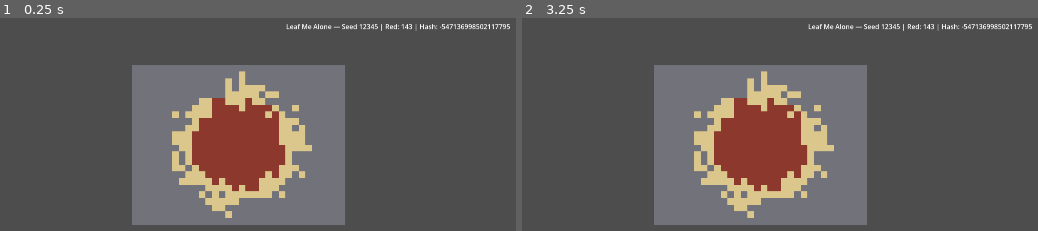
Above: before the commit, frames 1-2 (left to right).
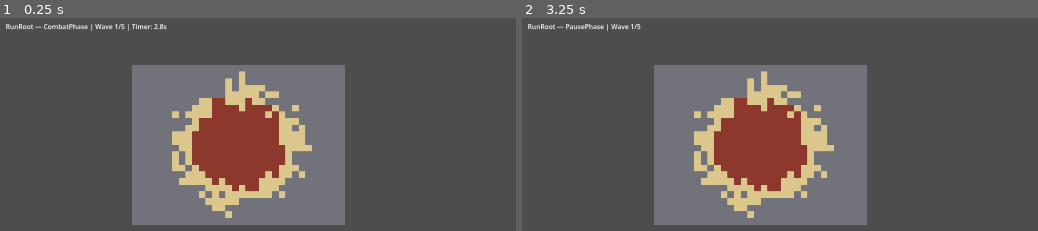
Above: after the commit, the same moments.

Repository: quocthai200x/Leaf-me-alone
Game: Godot game, scene res://scenes/run/run_root.tscn
Same seed, same stepped clock (60 frames per second), same inputs: the game is played once before the commit and once after it. Before the commit the project starts from res://scenes/main/bootstrap.tscn.
Inputs:
- Up to frame 1 (0.25 s): no input
- Up to frame 2 (3.25 s): tap Enter at 0.5, 2 s; tap Space at 1.25, 2.75 s

The runs differ from the first frame. In frame 1, 1.0% of the frame differs, in the area x 1-99%, y 2-7%; in frame 2, 0.8%.

Commit message:
Add RunManager FSM and RunRoot scene (Story 1.4).
Full transition guards, five-wave combat loop, wave duration hooks, and RunRoot as main scene. Godot boot verified.

Diff:
--- a/leaf-me-alone/autoload/run_manager.gd
+++ b/leaf-me-alone/autoload/run_manager.gd
@@ -3,6 +3,7 @@
 ## Events listened: none
 
 const GridDataRes := preload("res://scripts/data/grid_data.gd")
+const GameConstantsRes := preload("res://scripts/utils/constants.gd")
 
 var _state: int = RunStateEnum.State.MainMenu
 var run_state: RunState = RunState.new()
@@ -13,15 +14,78 @@
 	return _state
 
 
+func get_current_wave_duration() -> float:
+	if run_state.wave_index <= 0:
+		return 0.0
+	return GameConstantsRes.get_wave_duration_sec(run_state.wave_index)
+
+
 func start_run(seed_value: int) -> GridDataRes:
+	if not can_transition_to(RunStateEnum.State.RunStart):
+		push_warning("RunManager.start_run blocked from state %s" % _state)
+		return null
+	transition_to(RunStateEnum.State.RunStart)
 	run_state.init_from_seed(seed_value)
 	grid_data = GridDataRes.new()
 	grid_data.generate_from_seed(run_state.master_seed)
+	run_state.wave_index = 0
+	transition_to(RunStateEnum.State.PausePhase)
 	return grid_data
 
 
-func can_transition_to(_to_state: int) -> bool:
+func begin_combat_wave() -> bool:
+	if not can_transition_to(RunStateEnum.State.CombatPhase):
+		push_warning("RunManager.begin_combat_wave blocked from state %s" % _state)
+		return false
+	if run_state.wave_index >= GameConstantsRes.MAX_COMBAT_WAVES:
+		push_warning("RunManager.begin_combat_wave: all %d combat waves complete" % GameConstantsRes.MAX_COMBAT_WAVES)
+		return false
+	run_state.wave_index += 1
+	transition_to(RunStateEnum.State.CombatPhase)
+	print("[RunManager] Combat wave %d started" % run_state.wave_index)
 	return true
+
+
+func on_combat_timer_expired() -> void:
+	if _state != RunStateEnum.State.CombatPhase:
+		push_warning("RunManager.on_combat_timer_expired ignored — not in CombatPhase")
+		return
+	print("[RunManager] Combat wave %d timer expired" % run_state.wave_index)
+	if run_state.wave_index >= GameConstantsRes.MAX_COMBAT_WAVES:
+		transition_to(RunStateEnum.State.RunEnd)
+	elif run_state.wave_index == 2 or run_state.wave_index == 4:
+		transition_to(RunStateEnum.State.CardPickPhase)
+	else:
+		transition_to(RunStateEnum.State.PausePhase)
+
+
+func complete_card_pick() -> bool:
+	if not can_transition_to(RunStateEnum.State.PausePhase):
+		return false
+	transition_to(RunStateEnum.State.PausePhase)
+	return true
+
+
+func can_transition_to(to_state: int) -> bool:
+	match [_state, to_state]:
+		[RunStateEnum.State.MainMenu, RunStateEnum.State.RunStart]:
+			return true
+		[RunStateEnum.State.RunStart, RunStateEnum.State.PausePhase]:
+			return true
+		[RunStateEnum.State.PausePhase, RunStateEnum.State.CombatPhase]:
+			return run_state.wave_index < GameConstantsRes.MAX_COMBAT_WAVES
+		[RunStateEnum.State.CombatPhase, RunStateEnum.State.PausePhase]:
+			return true
+		[RunStateEnum.State.CombatPhase, RunStateEnum.State.CardPickPhase]:
+			return run_state.wave_index == 2 or run_state.wave_index == 4
+		[RunStateEnum.State.CombatPhase, RunStateEnum.State.RunEnd]:
+			return run_state.wave_index >= GameConstantsRes.MAX_COMBAT_WAVES
+		[RunStateEnum.State.CardPickPhase, RunStateEnum.State.PausePhase]:
+			return true
+		[RunStateEnum.State.RunEnd, RunStateEnum.State.MainMenu]:
+			return true
+		_:
+			return false
 
 
 func transition_to(new_state: int) -> void:
@@ -30,6 +94,7 @@
 		return
 	var old_state := _state
 	_state = new_state
+	print("[RunManager] %s -> %s" % [RunStateEnum.State.keys()[old_state], RunStateEnum.State.keys()[new_state]])
 	EventBus.emit_run_event(
 		RunEvent.Type.STATE_CHANGED,
 		{"from": old_state, "to": new_state}
@@ -42,6 +107,7 @@
 		return
 	var old_state := _state
 	run_state = RunState.new()
+	grid_data = null
 	_state = RunStateEnum.State.MainMenu
 	EventBus.emit_run_event(
 		RunEvent.Type.STATE_CHANGED,
--- a/leaf-me-alone/project.godot
+++ b/leaf-me-alone/project.godot
@@ -11,7 +11,7 @@
 [application]
 
 config/name="Leaf Me Alone"
-run/main_scene="res://scenes/main/bootstrap.tscn"
+run/main_scene="res://scenes/run/run_root.tscn"
 config/features=PackedStringArray("4.7", "Forward Plus")
 
 [autoload]
--- /dev/null
+++ b/leaf-me-alone/scenes/run/run_root.gd
@@ -0,0 +1,73 @@
+extends Node2D
+## Events emitted: none
+## Events listened: STATE_CHANGED
+
+const GridRendererScene := preload("res://scenes/run/grid_renderer.tscn")
+const RunStateEnumRes := preload("res://scripts/data/run_state_enum.gd")
+const RunEventRes := preload("res://scripts/data/run_event.gd")
+const GameConstantsRes := preload("res://scripts/utils/constants.gd")
+const TEST_SEED := 12345
+
+@onready var _status_label: Label = $UI/StatusLabel
+
+var _grid_renderer: Node2D
+var _combat_timer: float = 0.0
+
+
+func _ready() -> void:
+	EventBus.run_event.connect(_on_run_event)
+	_grid_renderer = GridRendererScene.instantiate()
+	_grid_renderer.position = Vector2(320, 120)
+	add_child(_grid_renderer)
+
+	if not ContentRegistry.is_loaded():
+		_status_label.text = "Content load FAILED"
+		return
+
+	var grid := RunManager.start_run(TEST_SEED)
+	if grid == null:
+		_status_label.text = "Run start FAILED"
+		return
+	_grid_renderer.sync_from_grid_data(grid)
+	_update_status()
+	RunManager.begin_combat_wave()
+
+
+func _process(delta: float) -> void:
+	if RunManager.get_state() != RunStateEnumRes.State.CombatPhase:
+		return
+	_combat_timer -= delta
+	if _combat_timer <= 0.0:
+		RunManager.on_combat_timer_expired()
+	_update_status()
+
+
+func _on_run_event(event: int, payload: Variant) -> void:
+	if event != RunEventRes.Type.STATE_CHANGED:
+		return
+	var data: Dictionary = payload
+	var to_state: int = int(data.get("to", -1))
+	if to_state == RunStateEnumRes.State.CombatPhase:
+		_combat_timer = RunManager.get_current_wave_duration()
+	elif to_state == RunStateEnumRes.State.CardPickPhase:
+		# Card pick UI deferred to Epic 6 — auto-complete stub for loop testing
+		call_deferred("_complete_card_pick_stub")
+	_update_status()
+
+
+func _complete_card_pick_stub() -> void:
+	RunManager.complete_card_pick()
+
+
+func _update_status() -> void:
+	var state_name: String = RunStateEnumRes.State.keys()[RunManager.get_state()]
+	var wave := RunManager.run_state.wave_index
+	var timer_text := ""
+	if RunManager.get_state() == RunStateEnumRes.State.CombatPhase:
+		timer_text = " | Timer: %.1fs" % maxf(_combat_timer, 0.0)
+	_status_label.text = "RunRoot — %s | Wave %d/%d%s" % [
+		state_name,
+		wave,
+		GameConstantsRes.MAX_COMBAT_WAVES,
+		timer_text,
+	]
--- /dev/null
+++ b/leaf-me-alone/scenes/run/run_root.tscn
@@ -0,0 +1,15 @@
+[gd_scene load_steps=2 format=3 uid="uid://run_root_scene"]
+
+[ext_resource type="Script" path="res://scenes/run/run_root.gd" id="1_run_root"]
+
+[node name="RunRoot" type="Node2D"]
+script = ExtResource("1_run_root")
+
+[node name="UI" type="CanvasLayer" parent="."]
+
+[node name="StatusLabel" type="Label" parent="UI"]
+offset_left = 16.0
+offset_top = 16.0
+offset_right = 900.0
+offset_bottom = 42.0
+text = "RunRoot — initializing"
--- /dev/null
+++ b/leaf-me-alone/scripts/utils/constants.gd
@@ -0,0 +1,15 @@
+class_name GameConstants
+extends RefCounted
+
+# Wave durations in seconds (5/6/7/8/10 minutes per FR3)
+const WAVE_DURATIONS_SEC: Array[float] = [300.0, 360.0, 420.0, 480.0, 600.0]
+const DEBUG_WAVE_DURATIONS_SEC: Array[float] = [3.0, 3.6, 4.2, 4.8, 6.0]
+
+const MAX_COMBAT_WAVES := 5
+
+
+static func get_wave_duration_sec(wave_number: int) -> float:
+	var idx := clampi(wave_number - 1, 0, WAVE_DURATIONS_SEC.size() - 1)
+	if OS.is_debug_build():
+		return DEBUG_WAVE_DURATIONS_SEC[idx]
+	return WAVE_DURATIONS_SEC[idx]
Not shown, added: _bmad-output/implementation-artifacts/1-4-runmanager-state-machine-and-runroot-scene.md
Not shown, changed: _bmad-output/implementation-artifacts/sprint-status.yaml
